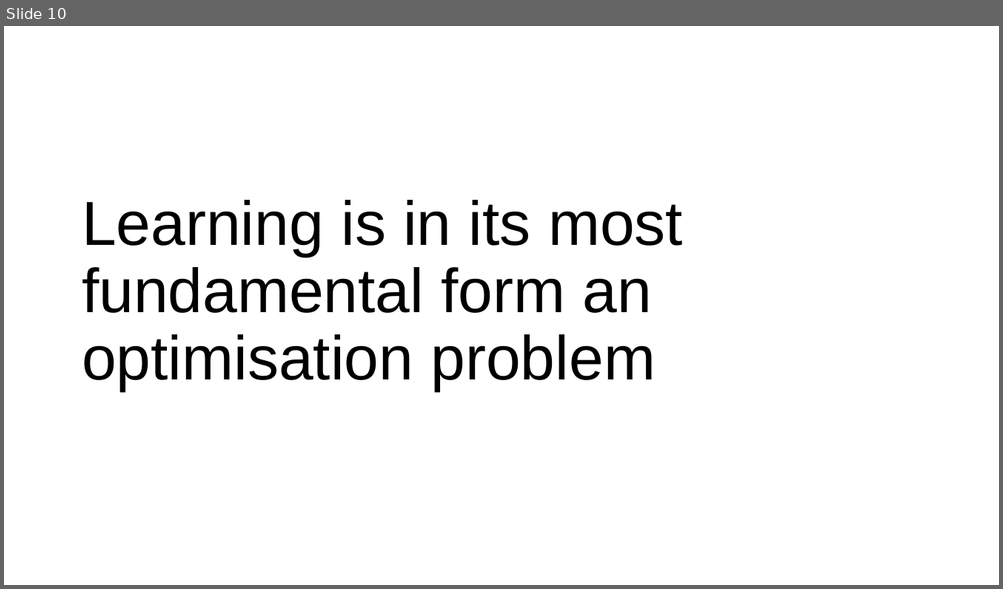
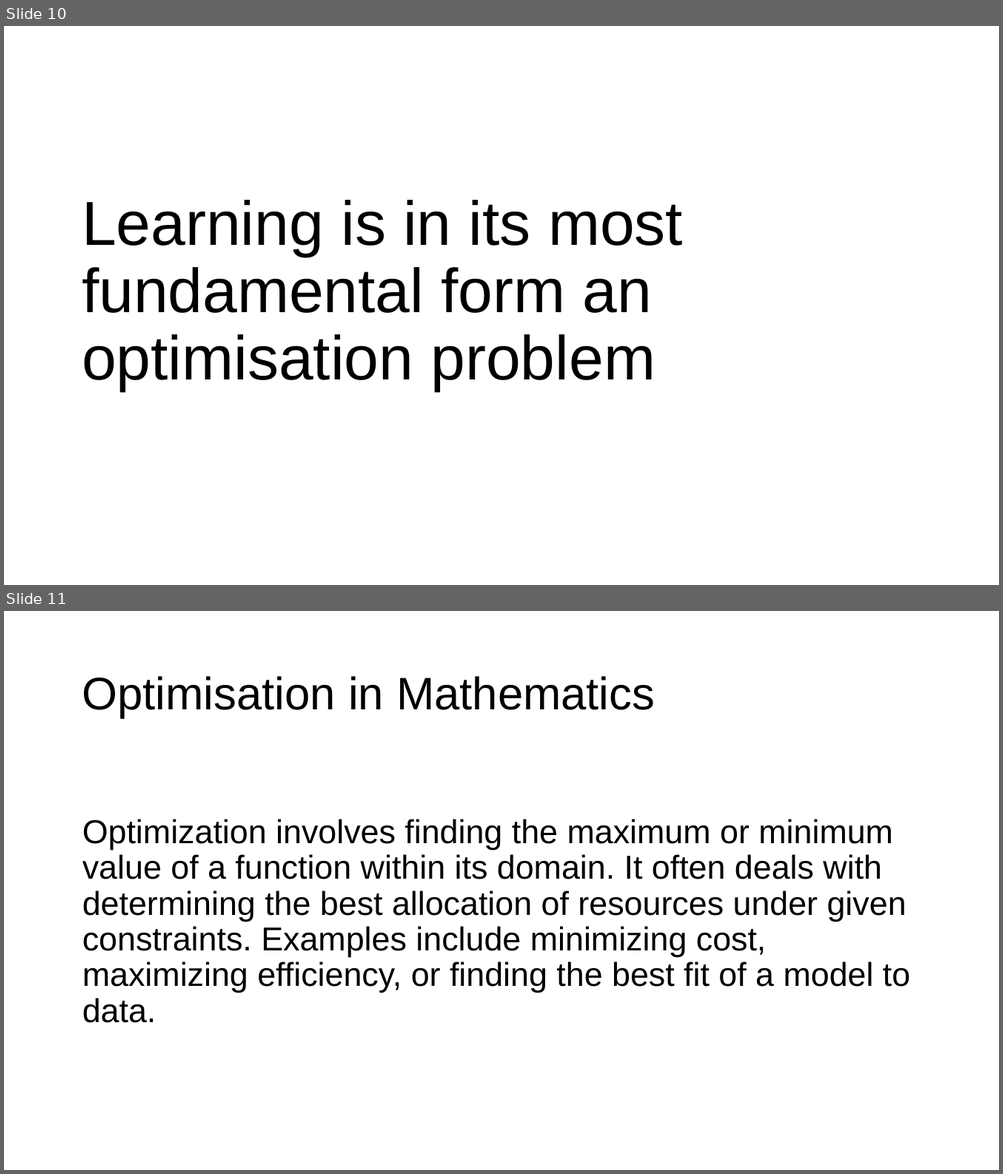
Before and after one commit to toelt-llc/MACHINE-LEARNING-SCHOOL-INAF, a slide deck: DAY1/01 - Introduction to Learning/Introduction to Learning.pptx. Shown one above the other, each under a label of ours: slide 10 before the commit, slides 10 and 11 after it. The pictures are 1003x589 and 1003x1174 pixels, drawn with LibreOffice and Linux fonts; fonts in the diff are those of the drawing. Boxes give left, top, right and bottom in pixels: in the first picture for what was removed or moved away, otherwise in the second. Text is boxed around its words. In the diff, an @@ line names an element or a change of style, - is before the commit and + after.

```diff
--- a/DAY1/01 - Introduction to Learning/Introduction to Learning.pptx
+++ b/DAY1/01 - Introduction to Learning/Introduction to Learning.pptx
@@ slide 11 added at box(4, 611, 999, 1170), background #FFFFFF @@
@@ title added at box(82, 676, 654, 718), 33 pt, text #000000 @@
+Optimisation in Mathematics
@@ text added at box(82, 819, 910, 1023), 24 pt, text #000000 @@
+Optimization involves finding the maximum or minimum value of a function within its domain. It often deals with determining the best allocation of resources under given constraints. Examples include minimizing cost, maximizing efficiency, or finding the best fit of a model to data.
```
Also in this commit, not shown: 3 slides changed, 2 other slides added, 1 slide removed, 2 other files.
